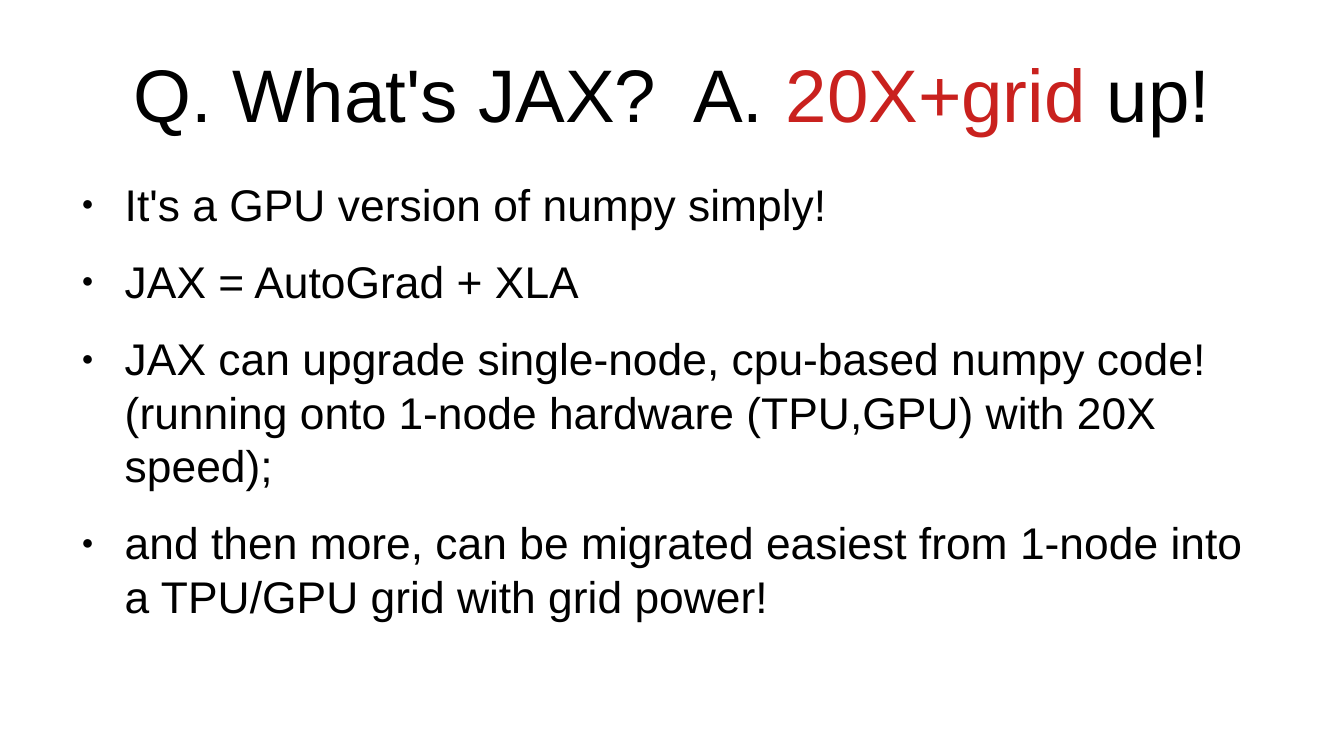
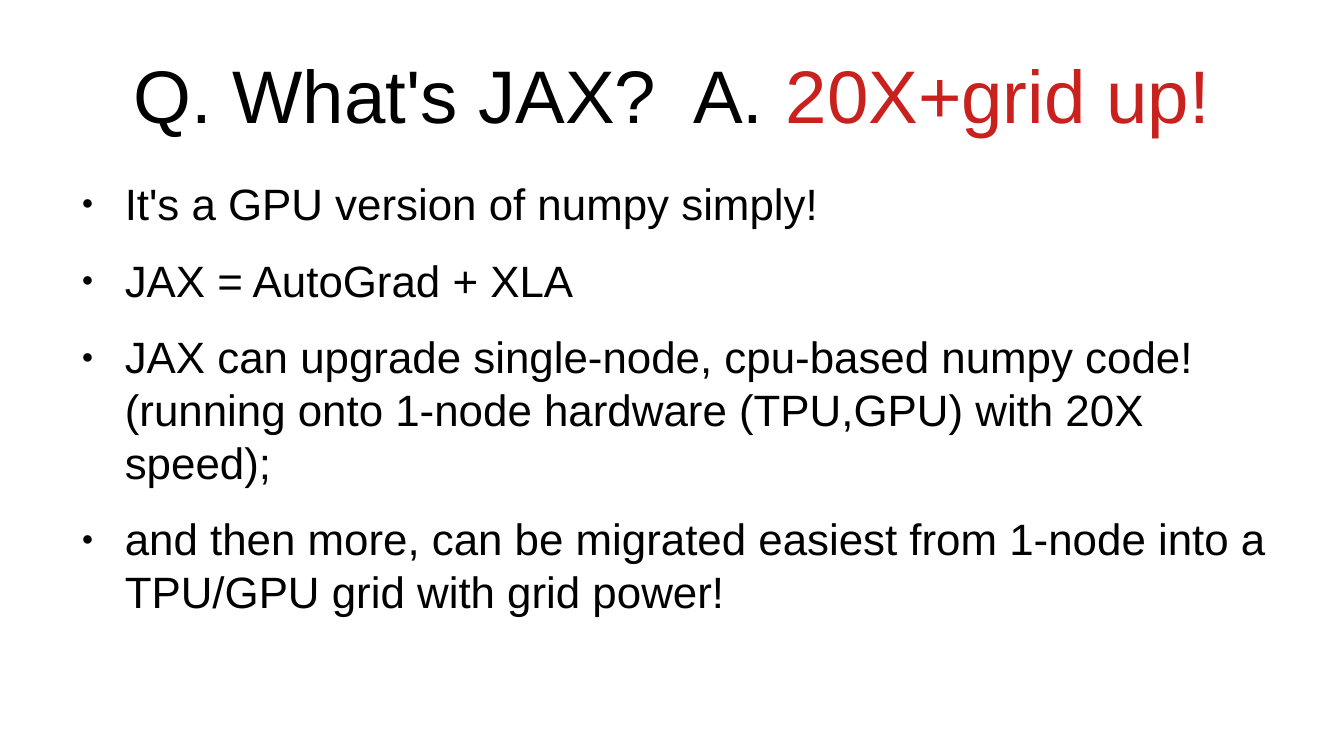
Before and after one commit to bayvictor/jax_presentation, a slide deck: slide 2 of JAX-_HPC_Ways_to_20X_speed-up_and_TPU_and_GPU_grid_deployment.pptx. Drawn at 1344x756 pixels with LibreOffice and Linux fonts; fonts in the diff are those of the drawing. Boxes give left, top, right and bottom in pixels: in the first picture for what was removed or moved away, otherwise in the second. Text is boxed around its words. In the diff, an @@ line names an element or a change of style, - is before the commit and + after.

```diff
--- a/JAX-_HPC_Ways_to_20X_speed-up_and_TPU_and_GPU_grid_deployment.pptx
+++ b/JAX-_HPC_Ways_to_20X_speed-up_and_TPU_and_GPU_grid_deployment.pptx
@@ text "Q. What's JAX? A. 20X+grid ..." at box(133, 69, 1209, 137): text colour #000000 to #C9211E in "up!" @@
@@ text "It's a GPU version of ..." at box(125, 188, 1265, 617): size 26.2 to 25.9 pt @@
```
Also in this commit, not shown: 1 other slide changed.
